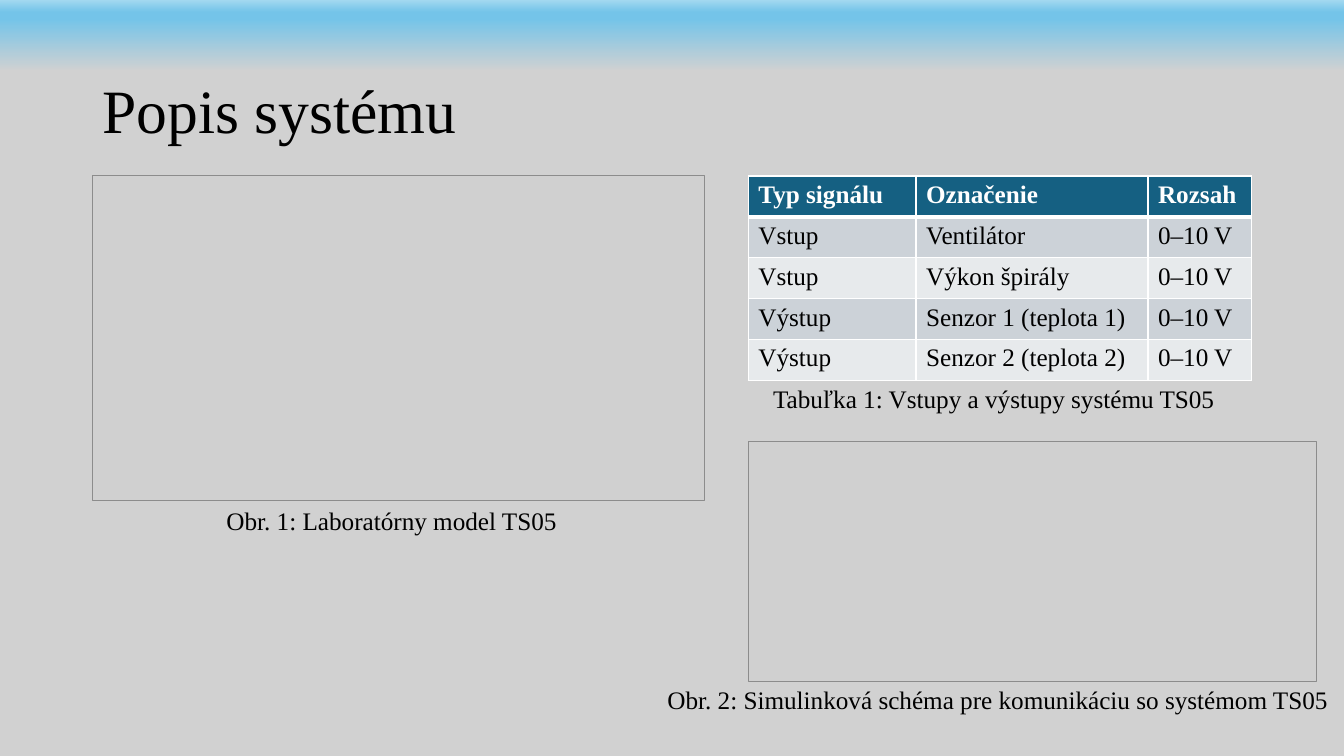
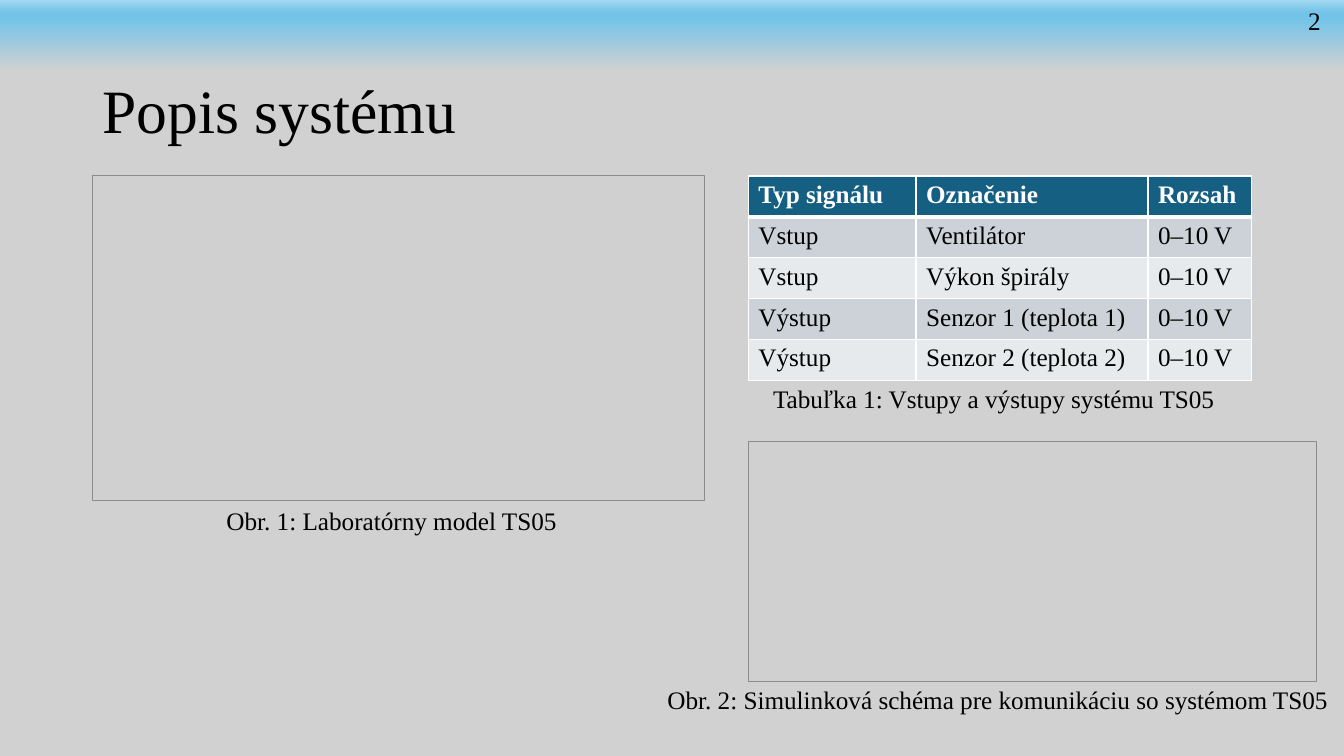
Before and after one commit to andrii-stoliar/DP-Stoliar, a slide deck: slide 3 of Prez/DP1-prez.potx. Drawn at 1344x756 pixels with LibreOffice and Linux fonts; fonts in the diff are those of the drawing; grey boxes stand for pictures; background and template pictures are left out. Boxes give left, top, right and bottom in pixels: in the first picture for what was removed or moved away, otherwise in the second. Text is boxed around its words. In the diff, an @@ line names an element or a change of style, - is before the commit and + after.

```diff
--- a/Prez/DP1-prez.potx
+++ b/Prez/DP1-prez.potx
@@ text added at (1308, 13, 1321, 30), 18 pt, text #000000 @@
+2
```
Also in this commit, not shown: 1 other slide changed, 11 slides added, 1 slide removed, 27 other files.
